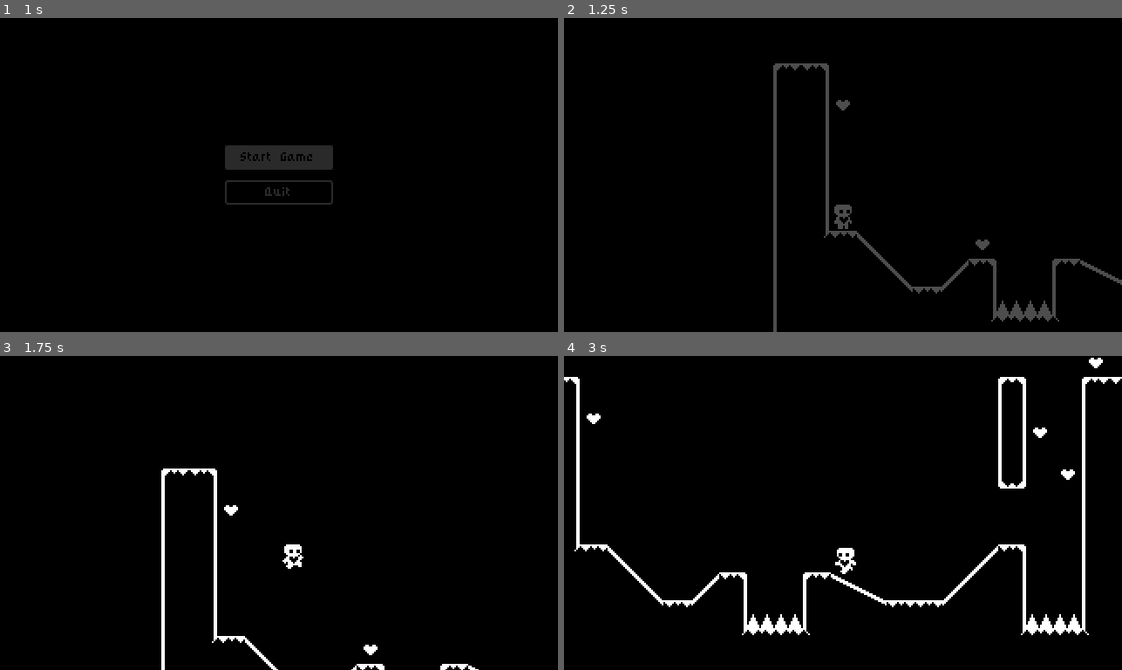
Above: before the commit, frames 1-4 (two rows, left to right).
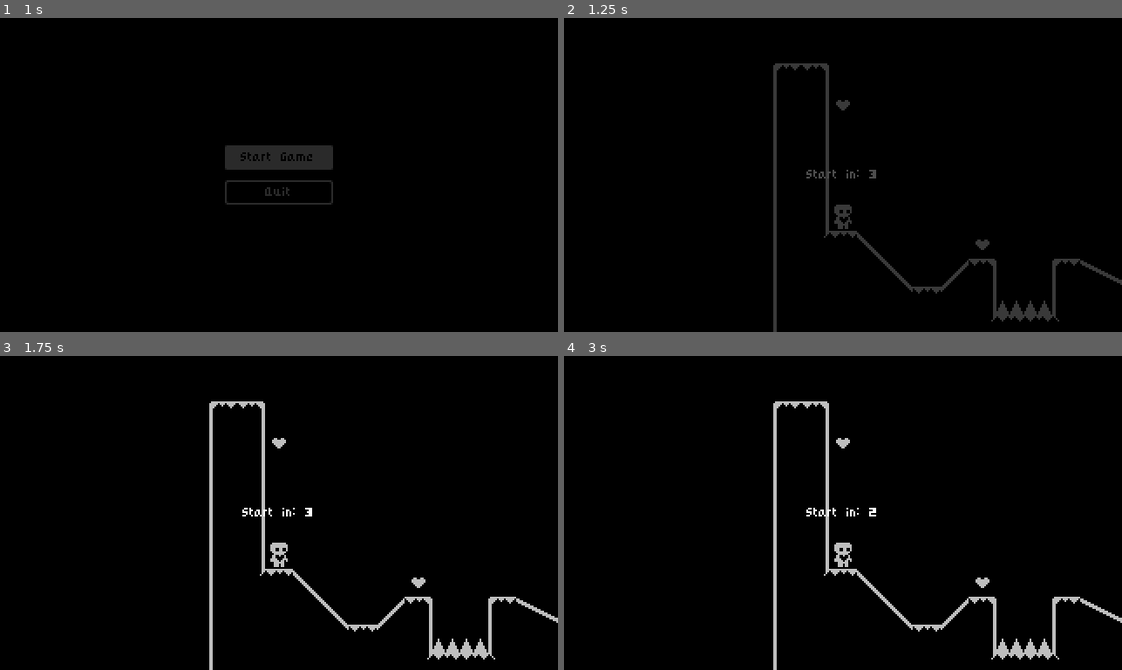
Above: after the commit, the same moments.

Repository: Tdrydale/godot-bonus-Tdrydale
Game: Godot game, scene res://start_menu.tscn
Same seed, same stepped clock (60 frames per second), same inputs: the game is played once before the commit and once after it.
Inputs:
- Up to frame 1 (1 s): click "Start Game" at 0.5 s
- Up to frame 2 (1.25 s): no input
- Up to frame 3 (1.75 s): hold Right (move_right) from 1.28 s (still down); hold W (jump) from 1.28 s (still down)
- Up to frame 4 (3 s): release W (jump) at 2.03 s; tap W (jump) at 2.1, 2.27, 2.57 s; release Right (move_right) at 2.78 s; hold Left (move_left) from 2.78 s (still down); hold W (jump) from 2.78 s (still down)

Frame 1 is identical in both runs. In frame 2, 0.1% of the frame differs, in the area x 43-56%, y 48-52%; in frame 3, 4.0%; in frame 4, 6.4%, in the area x 0-100%, y 0-100%.

Commit message:
Video 13 Complete

Diff:
--- a/player.gd
+++ b/player.gd
@@ -22,7 +22,6 @@
 	handle_air_acceleration(input_axis, delta)
 	apply_friction(input_axis, delta)
 	apply_air_resistance(input_axis, delta)
-	update_animations(input_axis)
 
 	var was_on_floor = is_on_floor()
 	var was_on_wall = is_on_wall_only()
@@ -38,6 +37,8 @@
 	var just_left_wall = was_on_wall and not is_on_wall()
 	if just_left_wall:
 		wall_jump_timer.start()
+
+	update_animations(input_axis)
 
 func apply_gravity(delta):
 	if not is_on_floor():
@@ -58,7 +59,7 @@
 	if is_on_floor():
 		air_jump = true
 	if is_on_floor() or coyote_jump_timer.time_left > 0.0:
-		if Input.is_action_just_pressed("jump"):
+		if Input.is_action_pressed("jump"):
 			velocity.y = movement_data.jump_velocity
 	elif not is_on_floor():
 		if Input.is_action_just_released("jump") and velocity.y < movement_data.jump_velocity / 2:
--- a/project.godot
+++ b/project.godot
@@ -13,6 +13,7 @@
 config/name="Godot-bonus-tdrydale"
 run/main_scene="res://start_menu.tscn"
 config/features=PackedStringArray("4.2", "GL Compatibility")
+run/max_fps=60
 config/icon="res://icon.svg"
 
 [autoload]
--- a/world.gd
+++ b/world.gd
@@ -3,9 +3,20 @@
 @export var next_level: PackedScene
 
 @onready var level_completed = $CanvasLayer/LevelCompleted
+@onready var start_in = %StartIn
+@onready var start_in_label = %StartInLabel
+@onready var animation_player = $AnimationPlayer
 
 func _ready():
 	Events.level_completed.connect(show_level_completed)
+	get_tree().paused = true
+	start_in.visible = true
+	await LevelTransition.fade_from_black()
+	animation_player.play('countdown')
+	await  animation_player.animation_finished
+	get_tree().paused = false
+	start_in.visable = false
+
 
 func show_level_completed():
 	level_completed.show()
@@ -16,4 +27,3 @@
 	await LevelTransition.fade_to_black()
 	get_tree().paused = false
 	get_tree().change_scene_to_packed(next_level)
-	LevelTransition.fade_from_black()
--- a/world.tscn
+++ b/world.tscn
@@ -1,9 +1,46 @@
-[gd_scene load_steps=5 format=3 uid="uid://d1wjdpbgu3kqq"]
+[gd_scene load_steps=8 format=3 uid="uid://d1wjdpbgu3kqq"]
 
 [ext_resource type="Script" path="res://world.gd" id="1_iix72"]
 [ext_resource type="PackedScene" uid="uid://ru6nlm2cx7p4" path="res://player.tscn" id="2_0ynng"]
 [ext_resource type="PackedScene" uid="uid://vrd1nu8mwppt" path="res://level_completed.tscn" id="5_4j8vf"]
 [ext_resource type="PackedScene" uid="uid://bbrngg5ydkikd" path="res://level_tile_map.tscn" id="6_agi5t"]
+
+[sub_resource type="Animation" id="Animation_aplvi"]
+resource_name = "countdown"
+length = 3.0
+tracks/0/type = "value"
+tracks/0/imported = false
+tracks/0/enabled = true
+tracks/0/path = NodePath("CanvasLayer/StartIn/CenterContainer/StartInLabel:text")
+tracks/0/interp = 1
+tracks/0/loop_wrap = true
+tracks/0/keys = {
+"times": PackedFloat32Array(0, 1, 2),
+"transitions": PackedFloat32Array(1, 1, 1),
+"update": 1,
+"values": ["Start in: 3", "Start in: 2", "Start in: 1"]
+}
+
+[sub_resource type="Animation" id="Animation_nerx0"]
+length = 0.001
+tracks/0/type = "value"
+tracks/0/imported = false
+tracks/0/enabled = true
+tracks/0/path = NodePath("CanvasLayer/StartIn/CenterContainer/StartInLabel:text")
+tracks/0/interp = 1
+tracks/0/loop_wrap = true
+tracks/0/keys = {
+"times": PackedFloat32Array(0),
+"transitions": PackedFloat32Array(1),
+"update": 1,
+"values": ["Start in: 3"]
+}
+
+[sub_resource type="AnimationLibrary" id="AnimationLibrary_n7qei"]
+_data = {
+"RESET": SubResource("Animation_nerx0"),
+"countdown": SubResource("Animation_aplvi")
+}
 
 [node name="World" type="Node2D"]
 script = ExtResource("1_iix72")
@@ -16,4 +53,33 @@
 visible = false
 rotation = 0.00889761
 
+[node name="StartIn" type="ColorRect" parent="CanvasLayer"]
+unique_name_in_owner = true
+anchors_preset = 15
+anchor_right = 1.0
+anchor_bottom = 1.0
+grow_horizontal = 2
+grow_vertical = 2
+color = Color(0, 0, 0, 0.254902)
+
+[node name="CenterContainer" type="CenterContainer" parent="CanvasLayer/StartIn"]
+layout_mode = 1
+anchors_preset = 15
+anchor_right = 1.0
+anchor_bottom = 1.0
+grow_horizontal = 2
+grow_vertical = 2
+
+[node name="StartInLabel" type="Label" parent="CanvasLayer/StartIn/CenterContainer"]
+unique_name_in_owner = true
+layout_mode = 2
+text = "Start in: 3"
+
 [node name="LevelTileMap" parent="." instance=ExtResource("6_agi5t")]
+
+[node name="AnimationPlayer" type="AnimationPlayer" parent="."]
+process_mode = 3
+libraries = {
+"": SubResource("AnimationLibrary_n7qei")
+}
+autoplay = "countdown"
